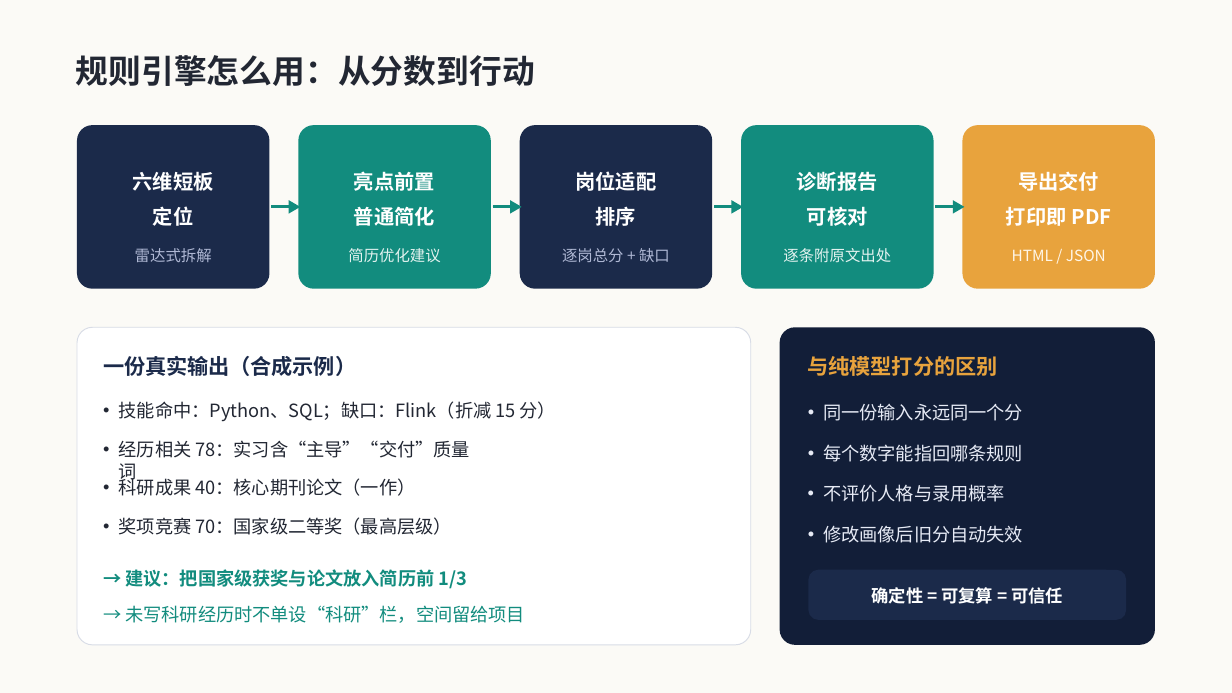
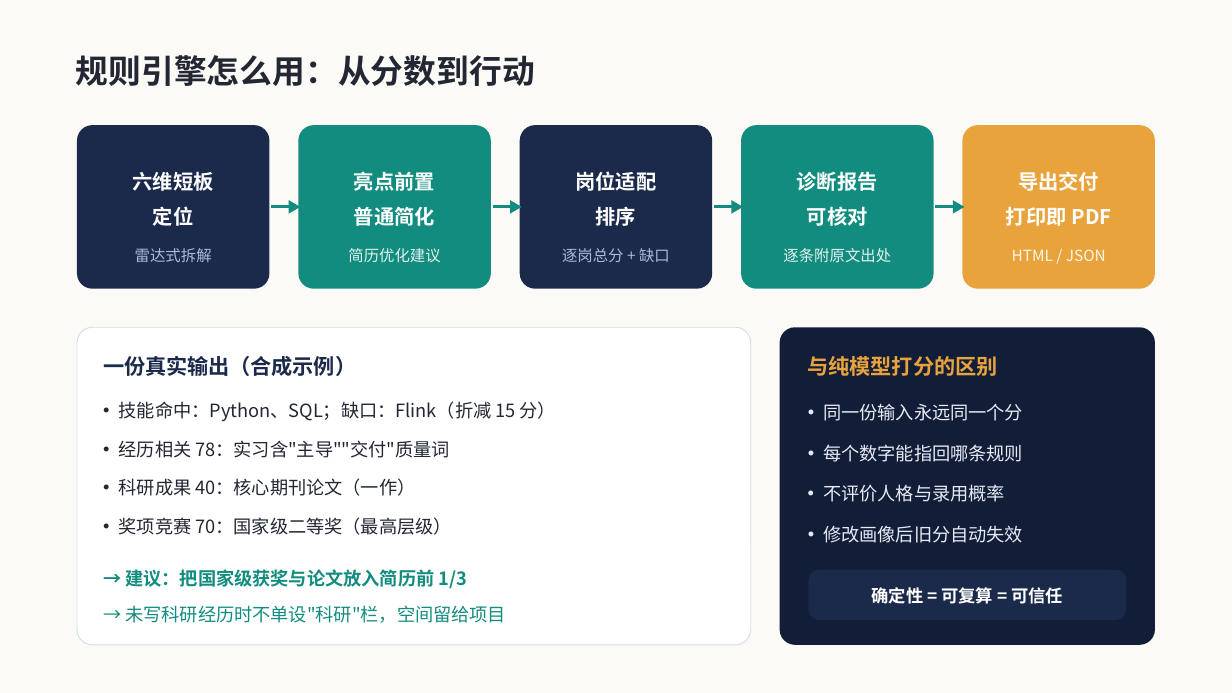
Before and after one commit to CP-bee-git/AI-game, a slide deck: slide 7 of docs/ppt-assets/careerpilot-intro.pptx (slide 5 before the commit). Drawn at 1232x693 pixels with LibreOffice and Linux fonts; fonts in the diff are those of the drawing. Boxes give left, top, right and bottom in pixels: in the first picture for what was removed or moved away, otherwise in the second. Text is boxed around its words. In the diff, an @@ line names an element or a change of style, - is before the commit and + after.

```diff
--- a/docs/ppt-assets/careerpilot-intro.pptx
+++ b/docs/ppt-assets/careerpilot-intro.pptx
@@ text at bbox=[119, 440, 450, 458]: text changed @@
-• 经历相关 78：实习含“主导”“交付”质量词
+• 经历相关 78：实习含"主导""交付"质量词
@@ text at bbox=[125, 605, 506, 623]: text changed @@
-→ 未写科研经历时不单设“科研”栏，空间留给项目
+→ 未写科研经历时不单设"科研"栏，空间留给项目
```
Also in this commit, not shown: 9 other slides changed, 1 slide added, 1 slide removed, 20 other files.
